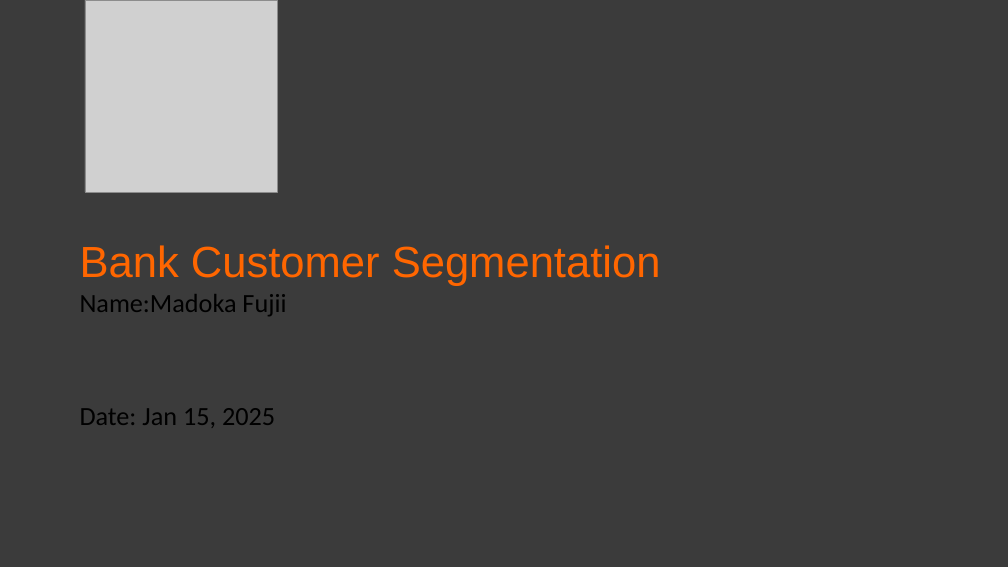
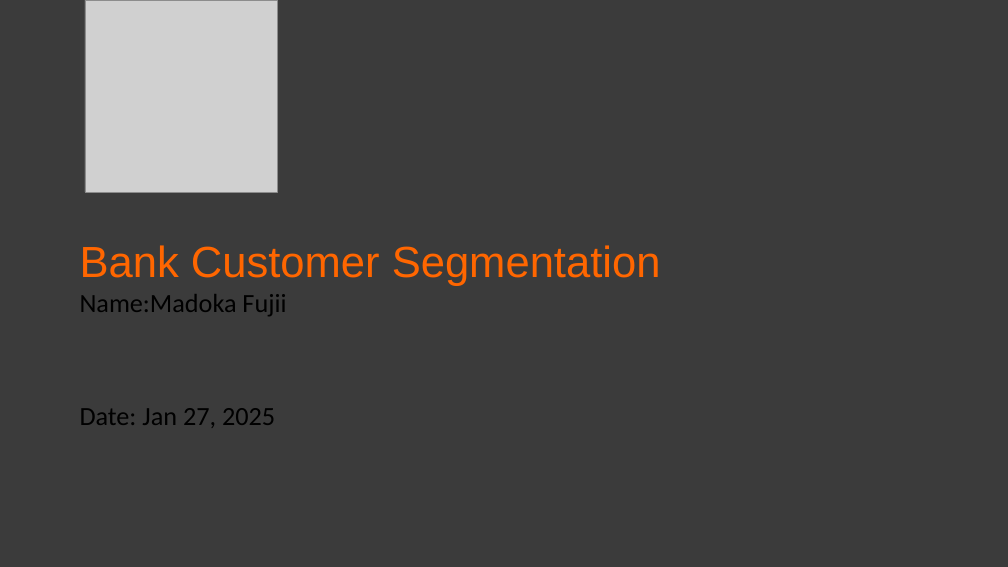
Before and after one commit to kaedeaki/DataGlacier_2024, a slide deck: slide 1 of week13/Bank_Segmentation.pptx. Drawn at 1008x567 pixels with LibreOffice and Linux fonts; fonts in the diff are those of the drawing; grey boxes stand for pictures. Boxes give left, top, right and bottom in pixels: in the first picture for what was removed or moved away, otherwise in the second. Text is boxed around its words. In the diff, an @@ line names an element or a change of style, - is before the commit and + after.

```diff
--- a/week13/Bank_Segmentation.pptx
+++ b/week13/Bank_Segmentation.pptx
@@ text at (80,408,275,428): text changed @@
-Date: Jan 15, 2025
+Date: Jan 27, 2025
```
Also in this commit, not shown: 1 other slide changed, 1 other file.
